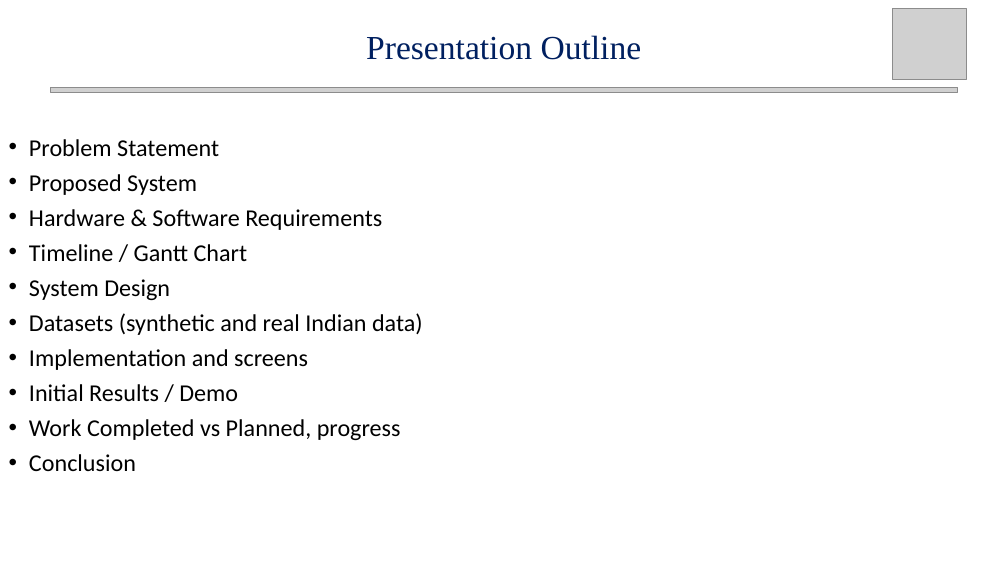
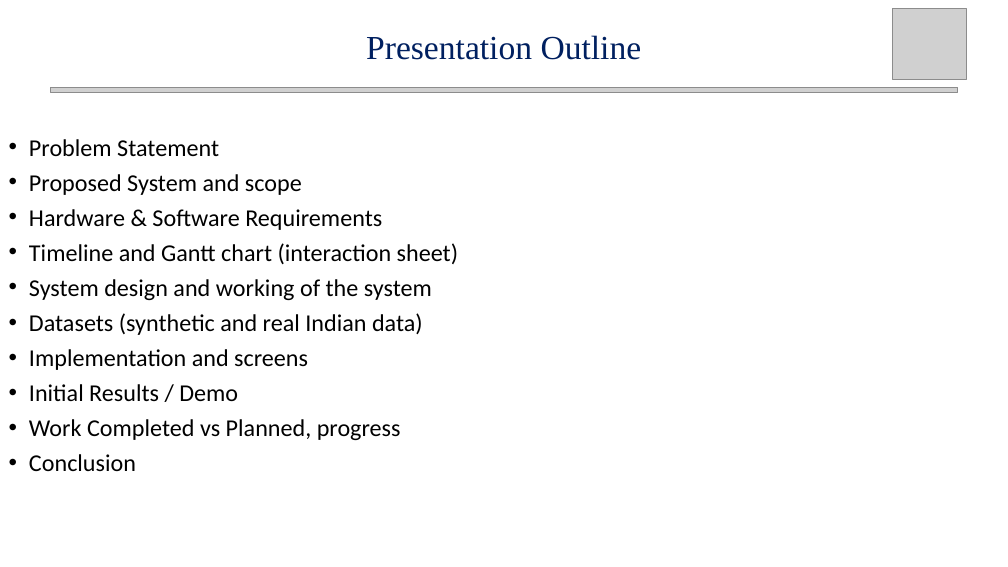
Before and after one commit to Rhian-Roy/DiaCausal-CDSS, a slide deck: slide 3 of docs/midsem/Intelligent_Diabetes_CDSS_MidSem_updated.pptx. Drawn at 1008x567 pixels with LibreOffice and Linux fonts; fonts in the diff are those of the drawing; grey boxes stand for pictures. Boxes give left, top, right and bottom in pixels: in the first picture for what was removed or moved away, otherwise in the second. Text is boxed around its words. In the diff, an @@ line names an element or a change of style, - is before the commit and + after.

```diff
--- a/docs/midsem/Intelligent_Diabetes_CDSS_MidSem_updated.pptx
+++ b/docs/midsem/Intelligent_Diabetes_CDSS_MidSem_updated.pptx
@@ text at <box>29,174,302,195</box>: text changed @@
-• Proposed System
+• Proposed System and scope
@@ text at <box>29,243,458,300</box>: text changed @@
-• Timeline / Gantt Chart
-• System Design
+• Timeline and Gantt chart (interaction sheet)
+• System design and working of the system
```
Also in this commit, not shown: 4 other slides changed, 4 slides added, 12 other files.
